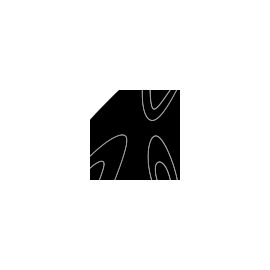
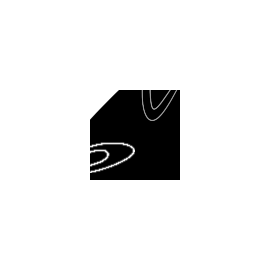
Comparing the layer stacks of the two w=270, h=270 images. Changes:
painted on "貼上的圖層" over (90, 134, 178, 180)
